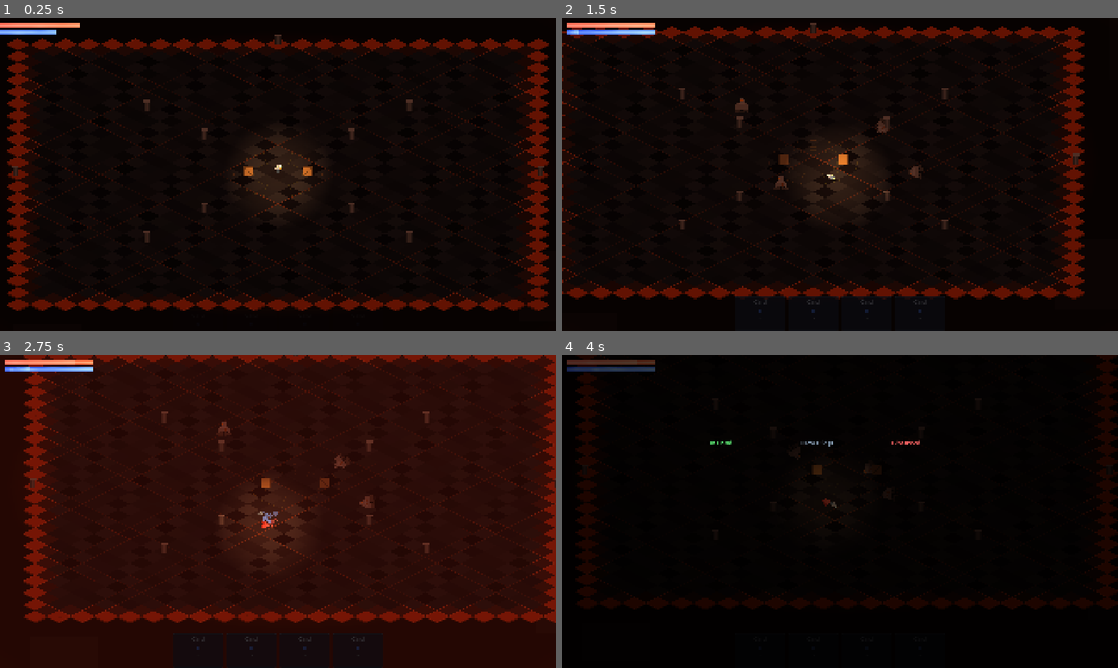
Above: before the commit, frames 1-4 (two rows, left to right).
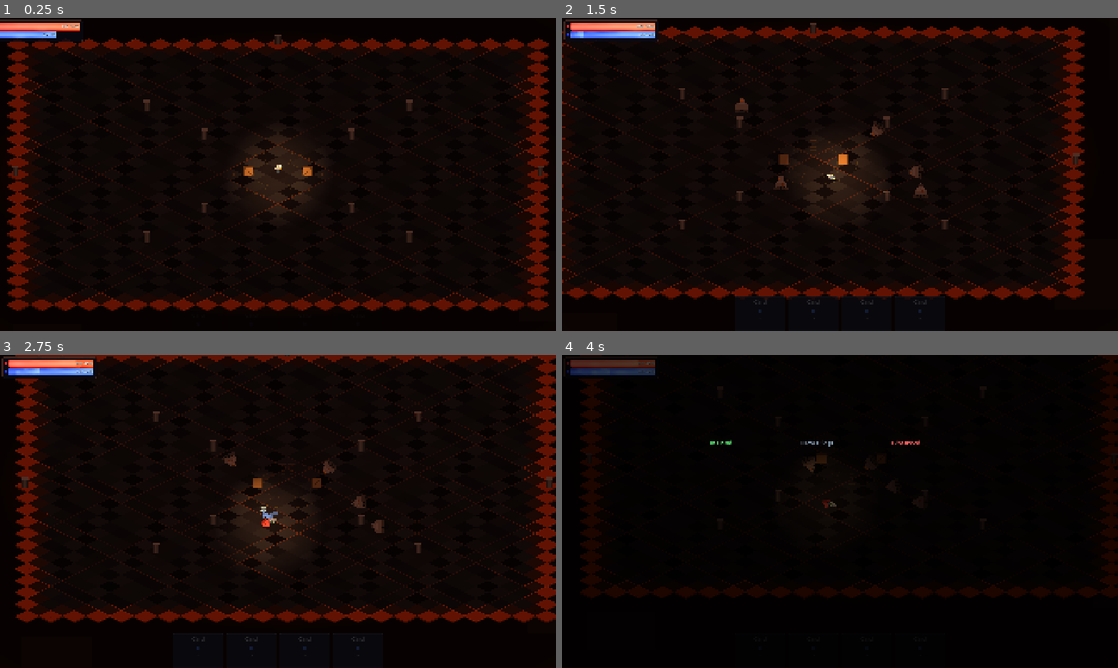
Above: after the commit, the same moments.

Repository: shaded0/cardgame
Game: Godot game, scene res://scenes/levels/arena_boss.tscn
Two runs of this game, one before a commit and one after it. Both use one fixed random seed, a clock stepped at 60 frames per second and the inputs below. This scene is started directly instead of the project's main scene.
Inputs (mouse positions are in pixels of both pictures, inside the frame that each line leads up to):
- Up to frame 1 (0.25 s): no input
- Up to frame 2 (1.5 s): move the mouse to (962, 158) at 0.52 s; press the mouse at (962, 158) at 0.53 s; hold D (move_right) 0.53-1.28 s; move the mouse to (728, 190) at 1.27 s; release the mouse at (728, 190) at 1.28 s; hold S (move_down) from 1.28 s (still down); click (728, 190) at 1.35 s
- Up to frame 3 (2.75 s): move the mouse to (333, 442) at 2.02 s; release S (move_down) at 2.03 s; hold D (move_right) from 2.03 s (still down); hold Space (dodge) from 2.03 s (still down); click (333, 442) at 2.3 s
- Up to frame 4 (4 s): move the mouse to (812, 574) at 2.77 s; release D (move_right) at 2.78 s; release Space (dodge) at 2.78 s; hold W (move_up) 2.78-3.53 s; right-click (812, 574) at 2.85 s; click (812, 574) at 3.05 s; move the mouse to (1006, 558) at 3.52 s; hold A (move_left) from 3.53 s (still down); hold V (view_deck) from 3.53 s (still down); click (1006, 558) at 3.8 s

The runs differ from the first frame. In frame 1, 0.6% of the frame differs, in the area x 0-15%, y 0-8%; in frame 2, 0.9%; in frame 3, 78%, in the area x 0-100%, y 0-100%; in frame 4, 4.6%.

Commit message:
wip

Diff:
--- a/resources/rooms/armory.tres
+++ b/resources/rooms/armory.tres
@@ -12,7 +12,7 @@
 description = "An old weapons room. Skeleton warriors guard the remains, and plague rats scurry underfoot."
 room_type = 0
 arena_scene_path = "res://scenes/levels/arena_chamber.tscn"
-enemy_count = 5
+enemy_count = 8
 tier = 1
 connections = Array[String](["rest_chamber"])
 enemy_types = Array[Resource]([ExtResource("3_skel"), ExtResource("3_skel"), ExtResource("2_slime"), ExtResource("4_rat")])
--- a/resources/rooms/dark_corridor.tres
+++ b/resources/rooms/dark_corridor.tres
@@ -12,7 +12,7 @@
 description = "A narrow passage infested with plague rats and patrolling skeletons."
 room_type = 0
 arena_scene_path = "res://scenes/levels/arena_halls.tscn"
-enemy_count = 5
+enemy_count = 8
 tier = 1
 connections = Array[String](["rest_chamber"])
 enemy_types = Array[Resource]([ExtResource("2_slime"), ExtResource("3_skel"), ExtResource("4_rat"), ExtResource("4_rat")])
--- a/resources/rooms/dungeon_depths.tres
+++ b/resources/rooms/dungeon_depths.tres
@@ -17,7 +17,7 @@
 description = "The deepest level. Every horror of the dungeon converges here."
 room_type = 0
 arena_scene_path = "res://scenes/levels/arena_halls.tscn"
-enemy_count = 7
+enemy_count = 12
 tier = 3
 connections = Array[String](["boss_chamber"])
 enemy_types = Array[Resource]([ExtResource("2_skel"), ExtResource("3_imp"), ExtResource("4_wraith"), ExtResource("5_rat"), ExtResource("6_shaman"), ExtResource("7_beetle"), ExtResource("8_banshee"), ExtResource("9_colossus")])
--- a/resources/rooms/entrance.tres
+++ b/resources/rooms/entrance.tres
@@ -10,7 +10,7 @@
 description = "The first chamber. Slimes lurk in the shadows."
 room_type = 0
 arena_scene_path = "res://scenes/levels/arena_chamber.tscn"
-enemy_count = 3
+enemy_count = 5
 tier = 0
 connections = Array[String](["dark_corridor", "armory"])
 enemy_types = Array[Resource]([ExtResource("2_slime"), ExtResource("2_slime"), ExtResource("2_slime")])
--- a/resources/rooms/trapped_hall.tres
+++ b/resources/rooms/trapped_hall.tres
@@ -15,7 +15,7 @@
 description = "An elite gauntlet. Shamans empower armored beetles while banshees wail from the shadows."
 room_type = 1
 arena_scene_path = "res://scenes/levels/arena_chamber.tscn"
-enemy_count = 6
+enemy_count = 10
 tier = 3
 connections = Array[String](["boss_chamber"])
 enemy_types = Array[Resource]([ExtResource("2_wraith"), ExtResource("3_imp"), ExtResource("4_skel"), ExtResource("5_shaman"), ExtResource("6_beetle"), ExtResource("7_banshee")])
--- a/scenes/ui/hud.tscn
+++ b/scenes/ui/hud.tscn
@@ -17,10 +17,10 @@
 
 [node name="HealthBar" type="ProgressBar" parent="."]
 layout_mode = 0
-offset_left = 16.0
-offset_top = 16.0
+offset_left = 32.0
+offset_top = 18.0
 offset_right = 320.0
-offset_bottom = 36.0
+offset_bottom = 42.0
 max_value = 100.0
 value = 100.0
 show_percentage = false
@@ -28,10 +28,10 @@
 
 [node name="ManaBar" type="ProgressBar" parent="."]
 layout_mode = 0
-offset_left = 16.0
-offset_top = 42.0
+offset_left = 32.0
+offset_top = 48.0
 offset_right = 320.0
-offset_bottom = 58.0
+offset_bottom = 68.0
 max_value = 100.0
 value = 0.0
 show_percentage = false
--- a/scripts/combat/hitbox.gd
+++ b/scripts/combat/hitbox.gd
@@ -48,6 +48,7 @@
 	if tree == null:
 		return
 	# 40ms freeze — short enough to feel snappy, long enough to notice.
+	var previous_time_scale: float = Engine.time_scale
 	Engine.time_scale = 0.05
 	await tree.create_timer(0.04, true, false, true).timeout
-	Engine.time_scale = 1.0
+	Engine.time_scale = previous_time_scale
--- a/scripts/levels/arena_base.gd
+++ b/scripts/levels/arena_base.gd
@@ -17,7 +17,7 @@
 var tile_w: int = 96
 var tile_h: int = 48
 var grid_count: int = 18
-var enemies_to_spawn: int = 4
+var enemies_to_spawn: int = 5
 var enemies_spawned: bool = false
 var room_is_cleared: bool = false
 var spawn_initial_wave: bool = true
--- a/scripts/levels/arena_flow.gd
+++ b/scripts/levels/arena_flow.gd
@@ -25,7 +25,7 @@
 	for i in range(enemies_to_spawn):
 		var enemy: Node = _owner.call("_spawn_enemy_in_radius", 300.0, 650.0)
 		if enemy and enemy.has_method("set_aggro_delay"):
-			enemy.set_aggro_delay(i * 0.8)
+			enemy.set_aggro_delay(i * 0.5)
 	return true
 
 func room_cleared(enemies_spawned: bool, room_is_cleared: bool) -> bool:
--- a/scripts/managers/game_manager.gd
+++ b/scripts/managers/game_manager.gd
@@ -137,7 +137,8 @@
 
 	_transitioning = true
 
-	# Fade to black, switch scene, then fade in
+	# Fade to black, switch scenes, then fade back in. Keep listening for
+	# redirects during the transition so quick menu actions do not get dropped.
 	var layer := CanvasLayer.new()
 	layer.layer = 100
 	layer.process_mode = Node.PROCESS_MODE_ALWAYS
@@ -149,20 +150,25 @@
 	rect.mouse_filter = Control.MOUSE_FILTER_IGNORE
 	layer.add_child(rect)
 
-	var fade_out := create_tween()
-	fade_out.tween_property(rect, "color:a", 1.0, 0.2).set_ease(Tween.EASE_IN)
-	await fade_out.finished
+	while true:
+		if rect.color.a < 1.0:
+			var fade_out := create_tween()
+			fade_out.tween_property(rect, "color:a", 1.0, 0.2).set_ease(Tween.EASE_IN)
+			await fade_out.finished
 
-	while not _pending_scene_path.is_empty():
-		var next_path := _pending_scene_path
-		_pending_scene_path = ""
-		tree.change_scene_to_file(next_path)
-		# Wait a frame for the new scene to load before applying any queued redirect.
-		await tree.process_frame
+		while not _pending_scene_path.is_empty():
+			var next_path := _pending_scene_path
+			_pending_scene_path = ""
+			tree.change_scene_to_file(next_path)
+			# Wait a frame for the new scene to load before applying any queued redirect.
+			await tree.process_frame
 
-	var fade_in := create_tween()
-	fade_in.tween_property(rect, "color:a", 0.0, 0.25).set_ease(Tween.EASE_OUT)
-	await fade_in.finished
+		var fade_in := create_tween()
+		fade_in.tween_property(rect, "color:a", 0.0, 0.25).set_ease(Tween.EASE_OUT)
+		await fade_in.finished
+
+		if _pending_scene_path.is_empty():
+			break
 
 	layer.queue_free()
 	_transitioning = false
--- a/scripts/player/player.gd
+++ b/scripts/player/player.gd
@@ -381,9 +381,6 @@
 		attack_visual.position = aim * 55.0
 		attack_visual.visible = true
 
-	# Apply buff-modified damage to hitbox for this swing.
-	hitbox.damage = get_effective_damage()
-
 	var attack_controller: Node = _ensure_attack_controller()
 	if attack_controller and attack_controller.has_method("execute"):
 		attack_controller.execute(self, aim)
@@ -394,7 +391,8 @@
 		_log_attack("start_attack_failed_missing_controller")
 		return false
 	else:
-		if not enable_attack_hitbox(aim * 60.0):
+		var attack_damage_value: float = get_effective_damage()
+		if not enable_attack_hitbox(aim * 60.0, attack_damage_value):
 			_attack_active = false
 			_disable_attack_hitbox()
 			_log_attack("start_attack_failed_enable_hitbox")
--- a/scripts/ui/health_bar.gd
+++ b/scripts/ui/health_bar.gd
@@ -1,7 +1,7 @@
 extends ProgressBar
 
 ## Stylized health bar with animated molten gradient, damage flash,
-## smooth value interpolation, and low-health warning pulse.
+## smooth value interpolation, low-health warning pulse, icon, and value label.
 
 var _flash_tween: Tween = null
 var _interp_tween: Tween = null
@@ -10,15 +10,17 @@
 var _is_low_health: bool = false
 var _prev_value: float = -1.0
 var _ghost_bar: ProgressBar = null
+var _value_label: Label = null
+var _icon: Sprite2D = null
 
 func _ready() -> void:
 	# Main fill - red gradient with inner glow via shader
 	var style := StyleBoxFlat.new()
 	style.bg_color = Color(0.85, 0.15, 0.15, 1.0)
-	style.corner_radius_top_left = 3
-	style.corner_radius_top_right = 3
-	style.corner_radius_bottom_right = 3
-	style.corner_radius_bottom_left = 3
+	style.corner_radius_top_left = 4
+	style.corner_radius_top_right = 4
+	style.corner_radius_bottom_right = 4
+	style.corner_radius_bottom_left = 4
 	add_theme_stylebox_override("fill", style)
 
 	# Apply animated shader to the fill
@@ -33,15 +35,17 @@
 		style.bg_color = Color(1.0, 1.0, 1.0, 1.0)  # White base so shader colors show
 		material = mat
 
-	# Dark background with subtle red tint
+	# Dark background with subtle red tint and inner shadow
 	var bg_style := StyleBoxFlat.new()
-	bg_style.bg_color = Color(0.15, 0.03, 0.03, 0.9)
-	bg_style.corner_radius_top_left = 3
-	bg_style.corner_radius_top_right = 3
-	bg_style.corner_radius_bottom_right = 3
-	bg_style.corner_radius_bottom_left = 3
-	bg_style.border_color = Color(0.5, 0.1, 0.1, 0.4)
+	bg_style.bg_color = Color(0.12, 0.02, 0.02, 0.95)
+	bg_style.corner_radius_top_left = 4
+	bg_style.corner_radius_top_right = 4
+	bg_style.corner_radius_bottom_right = 4
+	bg_style.corner_radius_bottom_left = 4
+	bg_style.border_color = Color(0.6, 0.15, 0.1, 0.5)
 	bg_style.set_border_width_all(1)
+	bg_style.shadow_color = Color(0.0, 0.0, 0.0, 0.3)
+	bg_style.shadow_size = 2
 	add_theme_stylebox_override("background", bg_style)
 
 	# Ghost bar — shows previous health, trails behind actual value
@@ -52,16 +56,19 @@
 	_ghost_bar.value = max_value
 	var ghost_fill := StyleBoxFlat.new()
 	ghost_fill.bg_color = Color(1.0, 0.85, 0.7, 0.35)
-	ghost_fill.corner_radius_top_left = 3
-	ghost_fill.corner_radius_top_right = 3
-	ghost_fill.corner_radius_bottom_right = 3
-	ghost_fill.corner_radius_bottom_left = 3
+	ghost_fill.corner_radius_top_left = 4
+	ghost_fill.corner_radius_top_right = 4
+	ghost_fill.corner_radius_bottom_right = 4
+	ghost_fill.corner_radius_bottom_left = 4
 	_ghost_bar.add_theme_stylebox_override("fill", ghost_fill)
 	var ghost_bg := StyleBoxEmpty.new()
 	_ghost_bar.add_theme_stylebox_override("background", ghost_bg)
 	# Insert behind main fill
 	add_child(_ghost_bar)
 	move_child(_ghost_bar, 0)
+
+	_create_value_label()
+	_create_icon()
 
 func set_health(current: float, maximum: float) -> void:
 	max_value = maximum
@@ -81,6 +88,7 @@
 		_ghost_bar.value = current
 	_prev_value = current
 	_check_low_health(current)
+	_update_value_label(current, maximum)
 
 	if _interp_tween and _interp_tween.is_valid():
 		_interp_tween.kill()
@@ -125,3 +133,63 @@
 		if _is_low_health:
 			_start_low_health_pulse()
 	, CONNECT_ONE_SHOT)
+
+func _create_value_label() -> void:
+	_value_label = Label.new()
+	_value_label.text = "%d / %d" % [int(value), int(max_value)]
+	_value_label.add_theme_font_size_override("font_size", 13)
+	_value_label.add_theme_color_override("font_color", Color(1.0, 1.0, 1.0, 0.9))
+	_value_label.add_theme_color_override("font_shadow_color", Color(0.0, 0.0, 0.0, 0.7))
+	_value_label.add_theme_constant_override("shadow_offset_x", 1)
+	_value_label.add_theme_constant_override("shadow_offset_y", 1)
+	_value_label.horizontal_alignment = HORIZONTAL_ALIGNMENT_RIGHT
+	_value_label.vertical_alignment = VERTICAL_ALIGNMENT_CENTER
+	_value_label.set_anchors_preset(Control.PRESET_FULL_RECT)
+	_value_label.offset_right = -6.0
+	_value_label.offset_left = 6.0
+	_value_label.mouse_filter = Control.MOUSE_FILTER_IGNORE
+	add_child(_value_label)
+
+func _update_value_label(current: float, maximum: float) -> void:
+	if _value_label:
+		_value_label.text = "%d / %d" % [int(current), int(maximum)]
+
+func _create_icon() -> void:
+	_icon = Sprite2D.new()
+	_icon.texture = _make_heart_texture()
+	_icon.texture_filter = CanvasItem.TEXTURE_FILTER_NEAREST
+	# Position to the left of the bar
+	_icon.position = Vector2(-12, size.y * 0.5)
+	_icon.z_index = 1
+	add_child(_icon)
+
+static func _make_heart_texture() -> ImageTexture:
+	var w: int = 12
+	var h: int = 11
+	var img := Image.create(w, h, false, Image.FORMAT_RGBA8)
+	# Pixel art heart shape
+	var heart := [
+		"  ##  ##  ",
+		" ########",
+		" ########",
+		" ########",
+		"  ######  ",
+		"  ######  ",
+		"   ####   ",
+		"   ####   ",
+		"    ##    ",
+		"    ##    ",
+		"          ",
+	]
+	var main_color := Color(0.9, 0.15, 0.1, 1.0)
+	var highlight := Color(1.0, 0.45, 0.35, 1.0)
+	for y in range(mini(h, heart.size())):
+		var row: String = heart[y]
+		for x in range(mini(w, row.length())):
+			if row[x] == "#":
+				# Top-left highlight for dimension
+				if y < 3 and x < 6:
+					img.set_pixel(x, y, highlight)
+				else:
+					img.set_pixel(x, y, main_color)
+	return ImageTexture.create_from_image(img)
--- a/scripts/ui/hud.gd
+++ b/scripts/ui/hud.gd
@@ -9,10 +9,12 @@
 var card_slots: Array = []
 var draw_counter_label: Label = null
 var _deck_viewer: CanvasLayer = null
+var _bar_panel: PanelContainer = null
 
 func _ready() -> void:
 	# HUD needs to refresh while paused so card availability still updates.
 	process_mode = Node.PROCESS_MODE_ALWAYS
+	_create_bar_panel()
 	# Wait one frame so the player node has had a chance to finish _ready().
 	await get_tree().process_frame
 	_connect_to_player()
@@ -88,6 +90,15 @@
 	return arena.find_child("Player", true, false) as PlayerController
 
 func _animate_entrance() -> void:
+	# Panel slides in from left
+	if _bar_panel:
+		var panel_target_x := _bar_panel.position.x
+		_bar_panel.position.x = -_bar_panel.size.x
+		_bar_panel.modulate.a = 0.0
+		var panel_tween := _bar_panel.create_tween().set_parallel(true)
+		panel_tween.tween_property(_bar_panel, "position:x", panel_target_x, 0.4).set_ease(Tween.EASE_OUT).set_trans(Tween.TRANS_QUAD)
+		panel_tween.tween_property(_bar_panel, "modulate:a", 1.0, 0.3)
+
 	# Health bar slides in from left
 	var hb_target_x := health_bar.position.x
 	health_bar.position.x = -health_bar.size.x
@@ -117,6 +128,29 @@
 	var ch_tween := card_hand.create_tween().set_parallel(true)
 	ch_tween.tween_property(card_hand, "position:y", ch_target_y, 0.5).set_delay(0.2).set_ease(Tween.EASE_OUT).set_trans(Tween.TRANS_BACK)
 	ch_tween.tween_property(card_hand, "modulate:a", 1.0, 0.35).set_delay(0.2)
+
+func _create_bar_panel() -> void:
+	_bar_panel = PanelContainer.new()
+	_bar_panel.position = Vector2(8, 8)
+	_bar_panel.size = Vector2(326, 72)
+	_bar_panel.mouse_filter = Control.MOUSE_FILTER_IGNORE
+
+	var panel_style := StyleBoxFlat.new()
+	panel_style.bg_color = Color(0.04, 0.04, 0.08, 0.85)
+	panel_style.corner_radius_top_left = 6
+	panel_style.corner_radius_top_right = 6
+	panel_style.corner_radius_bottom_right = 6
+	panel_style.corner_radius_bottom_left = 6
+	panel_style.border_color = Color(0.35, 0.2, 0.15, 0.4)
+	panel_style.set_border_width_all(1)
+	panel_style.shadow_color = Color(0.0, 0.0, 0.0, 0.4)
+	panel_style.shadow_size = 4
+	panel_style.set_content_margin_all(8)
+	_bar_panel.add_theme_stylebox_override("panel", panel_style)
+
+	# Insert behind bars so it renders underneath
+	add_child(_bar_panel)
+	move_child(_bar_panel, 0)
 
 func _on_health_changed(current: float, maximum: float) -> void:
 	health_bar.set_health(current, maximum)
--- a/scripts/ui/mana_bar.gd
+++ b/scripts/ui/mana_bar.gd
@@ -1,22 +1,24 @@
 extends ProgressBar
 
 ## Stylized mana bar with animated arcane glow, shimmer,
-## smooth value interpolation, and full-mana glow pulse.
+## smooth value interpolation, full-mana glow pulse, icon, and value label.
 
 var _flash_tween: Tween = null
 var _interp_tween: Tween = null
 var _full_mana_tween: Tween = null
 var _is_full_mana: bool = false
 var _prev_value: float = -1.0
+var _value_label: Label = null
+var _icon: Sprite2D = null
 
 func _ready() -> void:
 	# Mana fill with shader animation
 	var style := StyleBoxFlat.new()
 	style.bg_color = Color(0.2, 0.4, 0.9, 1.0)
-	style.corner_radius_top_left = 3
-	style.corner_radius_top_right = 3
-	style.corner_radius_bottom_right = 3
-	style.corner_radius_bottom_left = 3
+	style.corner_radius_top_left = 4
+	style.corner_radius_top_right = 4
+	style.corner_radius_bottom_right = 4
+	style.corner_radius_bottom_left = 4
 	add_theme_stylebox_override("fill", style)
 
 	# Apply animated shader with blue/arcane colors
@@ -31,16 +33,21 @@
 		style.bg_color = Color(1.0, 1.0, 1.0, 1.0)
 		material = mat
 
-	# Dark blue background
+	# Dark blue background with inner shadow
 	var bg_style := StyleBoxFlat.new()
-	bg_style.bg_color = Color(0.03, 0.03, 0.12, 0.9)
-	bg_style.corner_radius_top_left = 3
-	bg_style.corner_radius_top_right = 3
-	bg_style.corner_radius_bottom_right = 3
-	bg_style.corner_radius_bottom_left = 3
-	bg_style.border_color = Color(0.1, 0.15, 0.4, 0.4)
+	bg_style.bg_color = Color(0.02, 0.02, 0.10, 0.95)
+	bg_style.corner_radius_top_left = 4
+	bg_style.corner_radius_top_right = 4
+	bg_style.corner_radius_bottom_right = 4
+	bg_style.corner_radius_bottom_left = 4
+	bg_style.border_color = Color(0.15, 0.2, 0.5, 0.5)
 	bg_style.set_border_width_all(1)
+	bg_style.shadow_color = Color(0.0, 0.0, 0.0, 0.3)
+	bg_style.shadow_size = 2
 	add_theme_stylebox_override("background", bg_style)
+
+	_create_value_label()
+	_create_icon()
 
 func set_mana(current: float, maximum: float) -> void:
 	max_value = maximum
@@ -48,6 +55,7 @@
 		_flash_gain()
 	_prev_value = current
 	_check_full_mana(current)
+	_update_value_label(current, maximum)
 
 	if _interp_tween and _interp_tween.is_valid():
 		_interp_tween.kill()
@@ -91,3 +99,62 @@
 		if _is_full_mana:
 			_start_full_mana_glow()
 	, CONNECT_ONE_SHOT)
+
+func _create_value_label() -> void:
+	_value_label = Label.new()
+	_value_label.text = "%d / %d" % [int(value), int(max_value)]
+	_value_label.add_theme_font_size_override("font_size", 13)
+	_value_label.add_theme_color_override("font_color", Color(1.0, 1.0, 1.0, 0.9))
+	_value_label.add_theme_color_override("font_shadow_color", Color(0.0, 0.0, 0.0, 0.7))
+	_value_label.add_theme_constant_override("shadow_offset_x", 1)
+	_value_label.add_theme_constant_override("shadow_offset_y", 1)
+	_value_label.horizontal_alignment = HORIZONTAL_ALIGNMENT_RIGHT
+	_value_label.vertical_alignment = VERTICAL_ALIGNMENT_CENTER
+	_value_label.set_anchors_preset(Control.PRESET_FULL_RECT)
+	_value_label.offset_right = -6.0
+	_value_label.offset_left = 6.0
+	_value_label.mouse_filter = Control.MOUSE_FILTER_IGNORE
+	add_child(_value_label)
+
+func _update_value_label(current: float, maximum: float) -> void:
+	if _value_label:
+		_value_label.text = "%d / %d" % [int(current), int(maximum)]
+
+func _create_icon() -> void:
+	_icon = Sprite2D.new()
+	_icon.texture = _make_crystal_texture()
+	_icon.texture_filter = CanvasItem.TEXTURE_FILTER_NEAREST
+	# Position to the left of the bar
+	_icon.position = Vector2(-12, size.y * 0.5)
+	_icon.z_index = 1
+	add_child(_icon)
+
+static func _make_crystal_texture() -> ImageTexture:
+	var w: int = 10
+	var h: int = 14
+	var img := Image.create(w, h, false, Image.FORMAT_RGBA8)
+	# Diamond/crystal shape
+	var cx: float = w / 2.0
+	var cy: float = h / 2.0
+	var main_color := Color(0.15, 0.35, 0.9, 1.0)
+	var highlight := Color(0.5, 0.7, 1.0, 1.0)
+	var dark := Color(0.08, 0.15, 0.55, 1.0)
+
+	for x in range(w):
+		for y in range(h):
+			var dx: float = absf(float(x) - cx)
+			var dy: float = absf(float(y) - cy)
+			# Diamond shape: dx/half_w + dy/half_h <= 1
+			var half_w: float = 4.5
+			var half_h: float = 6.5
+			if dx / half_w + dy / half_h <= 1.0:
+				# Left-top facet highlight
+				if float(x) < cx and float(y) < cy:
+					img.set_pixel(x, y, highlight)
+				# Right-bottom facet dark
+				elif float(x) >= cx and float(y) >= cy:
+					img.set_pixel(x, y, dark)
+				else:
+					img.set_pixel(x, y, main_color)
+
+	return ImageTexture.create_from_image(img)
--- a/scripts/ui/pause_menu.gd
+++ b/scripts/ui/pause_menu.gd
@@ -191,7 +191,5 @@
 	GameManager.toggle_pause()
 
 func _on_quit() -> void:
-	# Exiting pause before changing scene avoids getting stuck in paused game state.
-	if get_tree().paused:
-		GameManager.toggle_pause()
+	# Let GameManager own the unpause + transition flow so quit uses one path.
 	GameManager.go_to_class_select()
--- a/tests/combat/hitbox_hurtbox_test.gd
+++ b/tests/combat/hitbox_hurtbox_test.gd
@@ -2,6 +2,9 @@
 
 const HitboxScript = preload("res://scripts/combat/hitbox.gd")
 const HurtboxScript = preload("res://scripts/combat/hurtbox.gd")
+
+func after_each() -> void:
+	Engine.time_scale = 1.0
 
 func test_hitbox_notifies_hurtbox_when_overlap_occurs() -> void:
 	var hitbox = HitboxScript.new()
@@ -34,3 +37,13 @@
 	hitbox._on_area_entered(hurtbox)
 
 	assert_eq(received_count, 0, "Invincible hurtboxes should ignore incoming hits.")
+
+func test_hit_stop_restores_previous_time_scale_after_completion() -> void:
+	var hitbox = HitboxScript.new()
+	root.add_child(hitbox)
+	await tree.process_frame
+
+	Engine.time_scale = 0.45
+	await hitbox._do_hit_stop()
+
+	assert_near(Engine.time_scale, 0.45, 0.001, "Hitstop should restore the previous engine time scale instead of forcing normal speed and stomping other slowdown effects.")
--- a/tests/combat/player_attack_recovery_test.gd
+++ b/tests/combat/player_attack_recovery_test.gd
@@ -2,6 +2,7 @@
 
 const Factory = preload("res://tests/support/test_factory.gd")
 const SoldierAttackScript = preload("res://scripts/player/basic_attacks/soldier_attack.gd")
+const RogueAttackScript = preload("res://scripts/player/basic_attacks/rogue_attack.gd")
 
 var _previous_class_config: ClassConfig = null
 var _previous_attack_logging: bool = true
@@ -84,3 +85,25 @@
 	assert_true(dodge_fx.is_queued_for_deletion(), "Force-ending attacks should sweep any tagged dodge afterimages.")
 	assert_eq(player.state_machine.current_state.name.to_lower(), "idle", "Force-ending attacks should recover the player to a neutral state.")
 	assert_false(player._attack_active, "Force-ending attacks should clear active attack state.")
+
+func test_soldier_attack_consumes_one_empower_stack_per_attack() -> void:
+	var config := Factory.make_class_config(SoldierAttackScript)
+	var player := Factory.make_player_controller(root, config)
+	var buff_system: BuffSystem = player.get_node("BuffSystem")
+	buff_system.add_buff(Buff.create(Buff.Type.EMPOWER_NEXT, 12.0, 0.0, 2))
+
+	var started := player.start_attack()
+
+	assert_true(started, "Soldier attacks should start successfully in the test harness.")
+	assert_eq(buff_system.empowered_attacks, 1, "Starting one soldier attack should consume exactly one empower stack, not double-spend it through both the player and attack script paths.")
+
+func test_projectile_attack_consumes_one_empower_stack_per_attack() -> void:
+	var config := Factory.make_class_config(RogueAttackScript)
+	var player := Factory.make_player_controller(root, config)
+	var buff_system: BuffSystem = player.get_node("BuffSystem")
+	buff_system.add_buff(Buff.create(Buff.Type.EMPOWER_NEXT, 12.0, 0.0, 2))
+
+	var started := player.start_attack()
+
+	assert_true(started, "Projectile attacks should start successfully in the test harness.")
+	assert_eq(buff_system.empowered_attacks, 1, "Launching one projectile attack should consume exactly one empower stack instead of pre-consuming one before the attack script also claims damage.")
